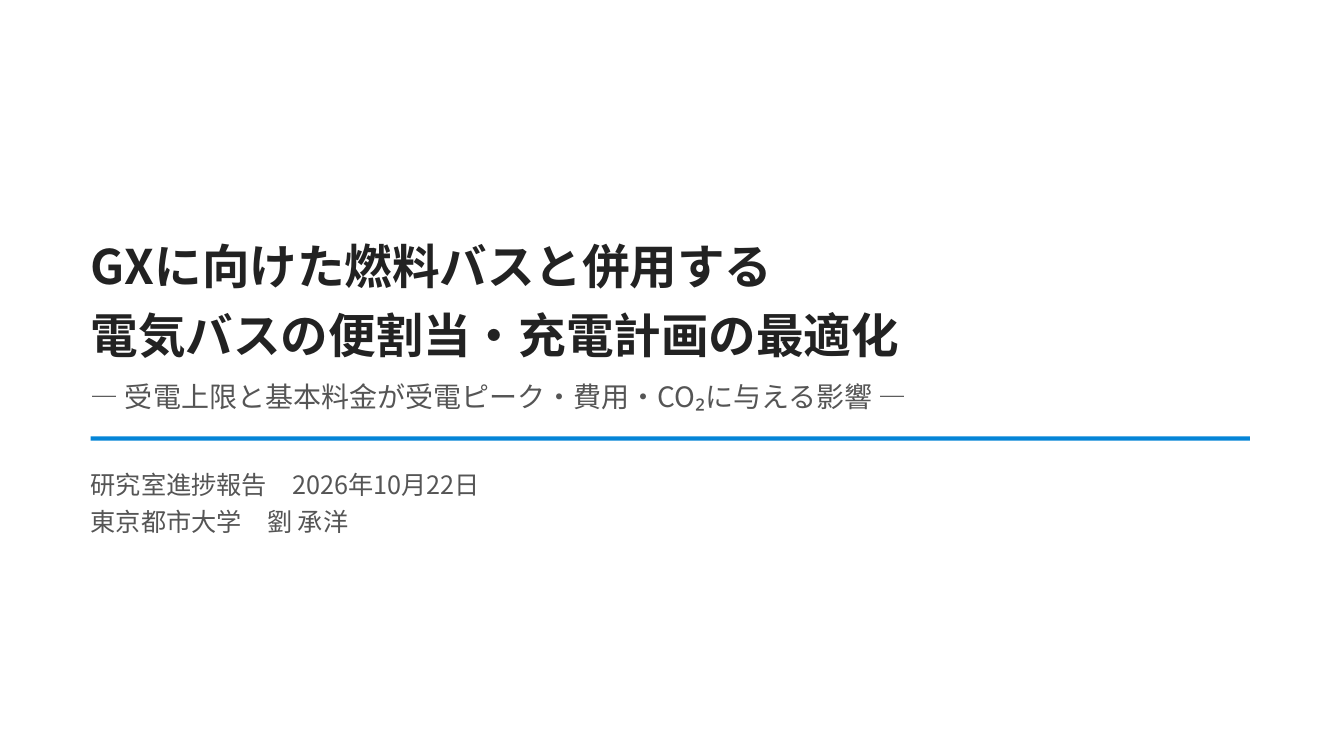
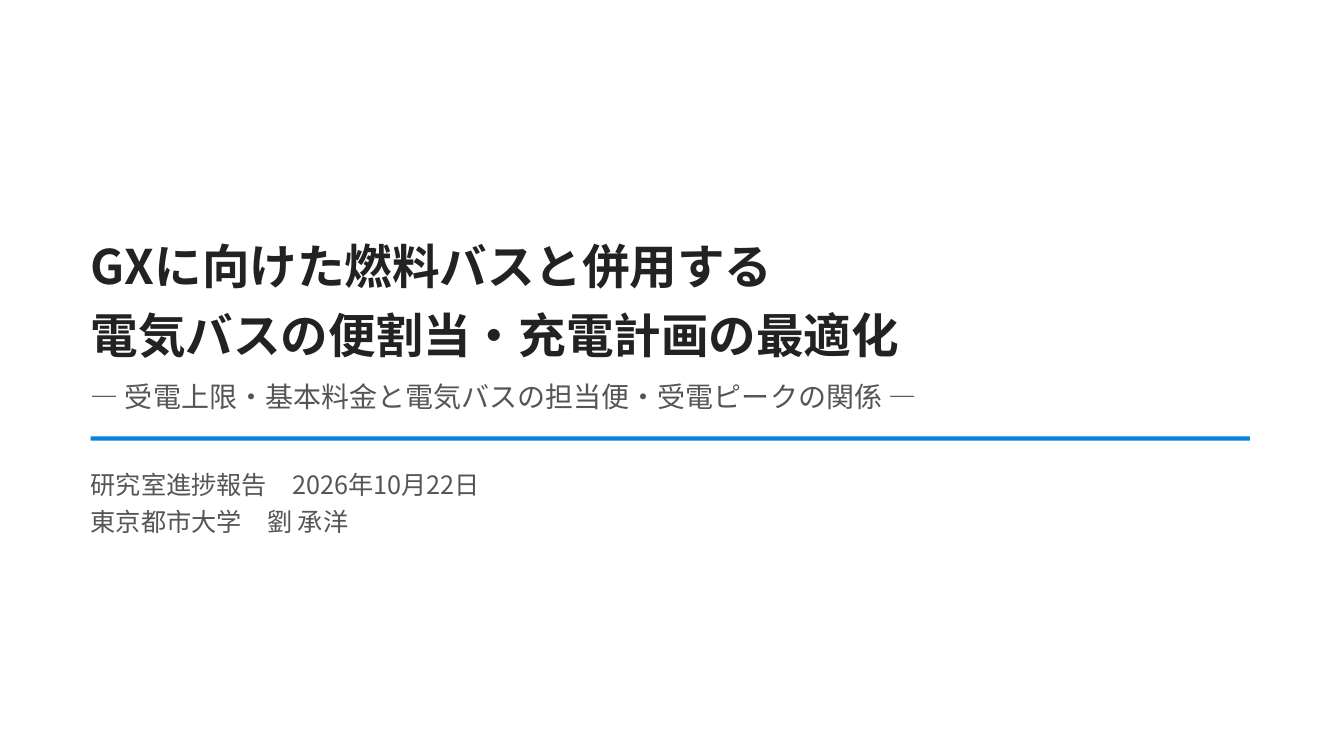
Before and after one commit to CYLIU2003/master-course, a slide deck: slide 1 of outcome/2026-10-22_lab_progress/lab_progress_20261022.pptx. Drawn at 1344x756 pixels with LibreOffice and Linux fonts; fonts in the diff are those of the drawing. Boxes give left, top, right and bottom in pixels: in the first picture for what was removed or moved away, otherwise in the second. Text is boxed around its words. In the diff, an @@ line names an element or a change of style, - is before the commit and + after.

```diff
--- a/outcome/2026-10-22_lab_progress/lab_progress_20261022.pptx
+++ b/outcome/2026-10-22_lab_progress/lab_progress_20261022.pptx
@@ text at [125,383,882,410]: text changed @@
-― 受電上限と基本料金が受電ピーク・費用・CO₂に与える影響 ―
+― 受電上限・基本料金と電気バスの担当便・受電ピークの関係 ―
```
Also in this commit, not shown: 9 other slides changed, 3 slides added, 5 other files.
